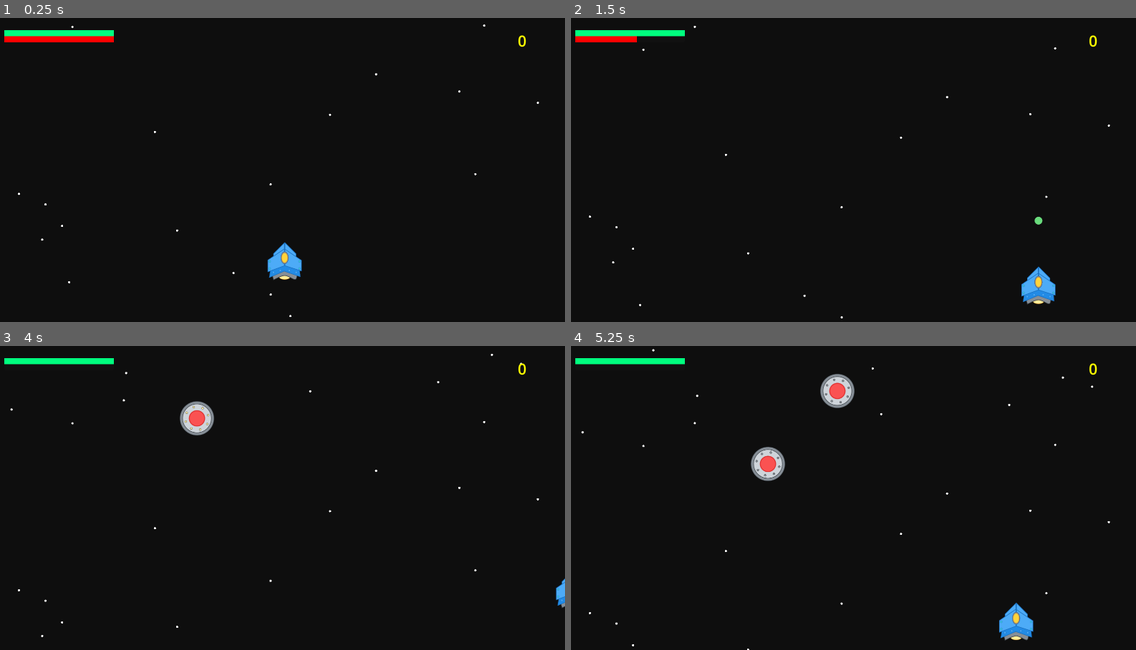
Above: before the commit, frames 1-4 (two rows, left to right).
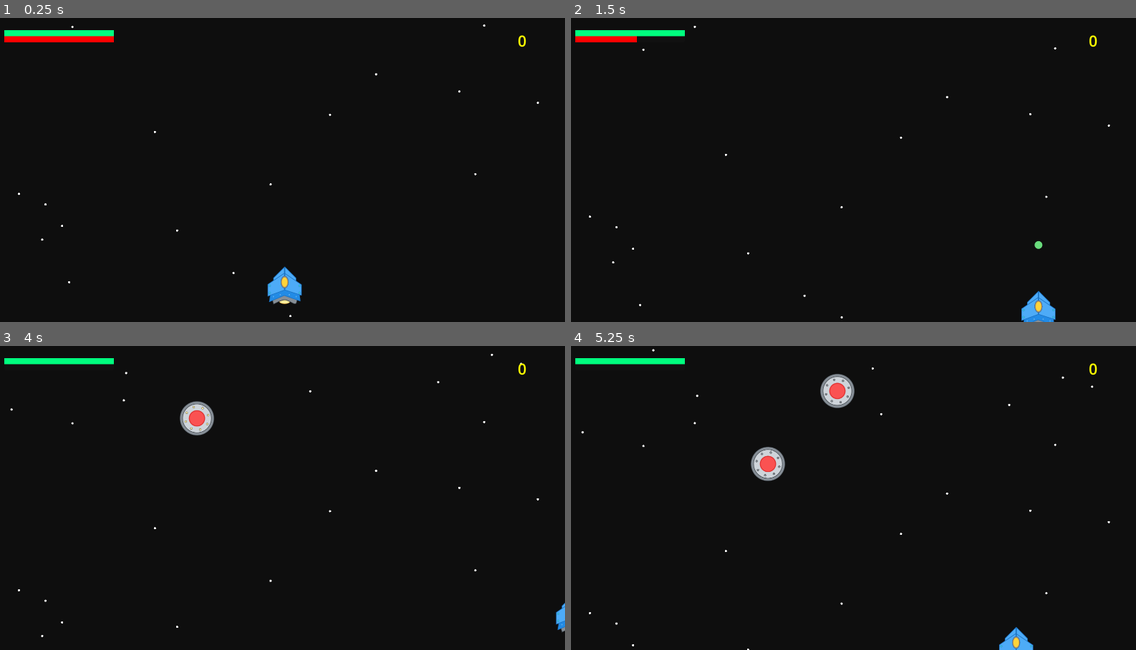
Above: after the commit, the same moments.

Repository: mromphf/nuke-ufos
Game: Godot game, scene res://scenes/main.tscn
Two runs of this game, one before a commit and one after it. Both use one fixed random seed, a clock stepped at 60 frames per second and the inputs below. Sound files missing from this copy of the repository are replaced by a short silence.
Inputs:
- Up to frame 1 (0.25 s): no input
- Up to frame 2 (1.5 s): hold D (move_right) 0.53-1.28 s; hold Shift (speed) 0.53-1.28 s; hold S (move_down) from 1.28 s (still down); tap Space (fire) at 1.35 s
- Up to frame 3 (4 s): tap Shift (speed) at 1.55, 2.85 s; release S (move_down) at 2.03 s; hold D (move_right) 2.03-2.78 s; hold Shift (speed) 2.03-2.78 s; hold W (move_up) 2.78-3.53 s; hold Left (move_left) from 3.53 s (still down); hold Shift (speed) from 3.53 s (still down); tap Space (fire) at 3.6 s
- Up to frame 4 (5.25 s): release Shift (speed) at 4.28 s; tap Shift (speed) at 4.35 s; release Left (move_left) at 5.03 s; hold S (move_down) from 5.03 s (still down); hold Shift (speed) from 5.03 s (still down)

The runs differ from the first frame. In frame 1, 1.0% of the frame differs, in the area x 47-54%, y 73-95%; in frame 2, 0.9%; in frame 3, 0.2%; in frame 4, 0.7%.

Commit message:
Cleaner animations.

Diff:
--- a/scenes/dark_ufo.tscn
+++ b/scenes/dark_ufo.tscn
@@ -19,6 +19,14 @@
 "loop": true,
 "name": &"default",
 "speed": 5.0
+}, {
+"frames": [{
+"duration": 1.0,
+"texture": ExtResource("4_hescp")
+}],
+"loop": false,
+"name": &"flash",
+"speed": 5.0
 }]
 
 [sub_resource type="CircleShape2D" id="CircleShape2D_gkgpj"]
@@ -30,14 +38,14 @@
 tracks/0/type = "value"
 tracks/0/imported = false
 tracks/0/enabled = true
-tracks/0/path = NodePath("Sprite/Hurt:visible")
+tracks/0/path = NodePath("Sprite:animation")
 tracks/0/interp = 1
 tracks/0/loop_wrap = true
 tracks/0/keys = {
 "times": PackedFloat32Array(0, 0.1),
 "transitions": PackedFloat32Array(1, 1),
 "update": 1,
-"values": [true, false]
+"values": [&"flash", &"default"]
 }
 
 [sub_resource type="AnimationLibrary" id="AnimationLibrary_uoj6h"]
@@ -62,10 +70,7 @@
 [node name="Sprite" type="AnimatedSprite2D" parent="."]
 scale = Vector2(0.75, 0.75)
 sprite_frames = SubResource("SpriteFrames_5jwcm")
-
-[node name="Hurt" type="Sprite2D" parent="Sprite"]
-visible = false
-texture = ExtResource("4_hescp")
+autoplay = "default"
 
 [node name="Collision" type="CollisionShape2D" parent="."]
 shape = SubResource("CircleShape2D_gkgpj")
@@ -87,7 +92,6 @@
 pitch_scale = 0.75
 
 [node name="Gun" type="Node2D" parent="."]
-visible = false
 
 [node name="Timer" type="Timer" parent="."]
 
--- a/scenes/main.tscn
+++ b/scenes/main.tscn
@@ -12,7 +12,7 @@
 [node name="background" parent="Spawner" instance=ExtResource("3_4ajvc")]
 
 [node name="Player" parent="Spawner" instance=ExtResource("1_ac4kw")]
-position = Vector2(960, 800)
+position = Vector2(960, 880)
 
 [node name="hud" parent="." instance=ExtResource("4_phi1w")]
 
--- a/scenes/player.tscn
+++ b/scenes/player.tscn
@@ -18,54 +18,83 @@
 
 [sub_resource type="Animation" id="Animation_7ga47"]
 resource_name = "hurt"
-length = 0.1
+length = 0.3
 tracks/0/type = "value"
 tracks/0/imported = false
 tracks/0/enabled = true
-tracks/0/path = NodePath("Sprite/Hurt:visible")
+tracks/0/path = NodePath("Sprite:texture")
 tracks/0/interp = 1
 tracks/0/loop_wrap = true
 tracks/0/keys = {
-"times": PackedFloat32Array(0, 0.1),
-"transitions": PackedFloat32Array(1, 1),
+"times": PackedFloat32Array(0, 0.1001, 0.2, 0.3),
+"transitions": PackedFloat32Array(1, 1, 1, 1),
 "update": 1,
-"values": [true, false]
+"values": [ExtResource("3_2a6em"), ExtResource("3_07ap4"), ExtResource("3_2a6em"), ExtResource("3_07ap4")]
 }
 
 [sub_resource type="Animation" id="Animation_c6bp2"]
 resource_name = "power_up"
-length = 0.6
+length = 0.5
 tracks/0/type = "value"
 tracks/0/imported = false
 tracks/0/enabled = true
-tracks/0/path = NodePath("Sprite/Power:visible")
+tracks/0/path = NodePath("Sprite:texture")
 tracks/0/interp = 1
 tracks/0/loop_wrap = true
 tracks/0/keys = {
 "times": PackedFloat32Array(0, 0.1, 0.2, 0.3, 0.4, 0.5),
 "transitions": PackedFloat32Array(1, 1, 1, 1, 1, 1),
 "update": 1,
-"values": [true, false, true, false, true, false]
+"values": [ExtResource("4_dcwsj"), ExtResource("3_07ap4"), ExtResource("4_dcwsj"), ExtResource("3_07ap4"), ExtResource("4_dcwsj"), ExtResource("3_07ap4")]
 }
 
 [sub_resource type="Animation" id="Animation_cx65l"]
 resource_name = "shoot"
-length = 0.1
+length = 0.05
 tracks/0/type = "value"
 tracks/0/imported = false
 tracks/0/enabled = true
-tracks/0/path = NodePath("Sprite/Shoot:visible")
+tracks/0/path = NodePath("Sprite:texture")
 tracks/0/interp = 1
 tracks/0/loop_wrap = true
 tracks/0/keys = {
+"times": PackedFloat32Array(0, 0.05),
+"transitions": PackedFloat32Array(1, 1),
+"update": 1,
+"values": [ExtResource("5_nmlvb"), ExtResource("3_07ap4")]
+}
+
+[sub_resource type="Animation" id="Animation_4pmyw"]
+resource_name = "_TEST"
+length = 0.4
+tracks/0/type = "value"
+tracks/0/imported = false
+tracks/0/enabled = false
+tracks/0/path = NodePath("Sprite:modulate")
+tracks/0/interp = 1
+tracks/0/loop_wrap = true
+tracks/0/keys = {
+"times": PackedFloat32Array(0, 0.1, 0.2, 0.3, 0.4),
+"transitions": PackedFloat32Array(1, 1, 1, 1, 1),
+"update": 0,
+"values": [Color(1, 1, 1, 1), Color(1, 0, 0, 1), Color(1, 1, 1, 1), Color(1, 0, 0, 1), Color(1, 1, 1, 1)]
+}
+tracks/1/type = "value"
+tracks/1/imported = false
+tracks/1/enabled = true
+tracks/1/path = NodePath("Sprite:texture")
+tracks/1/interp = 1
+tracks/1/loop_wrap = true
+tracks/1/keys = {
 "times": PackedFloat32Array(0, 0.1),
 "transitions": PackedFloat32Array(1, 1),
 "update": 1,
-"values": [true, false]
+"values": [ExtResource("3_2a6em"), ExtResource("3_07ap4")]
 }
 
 [sub_resource type="AnimationLibrary" id="AnimationLibrary_ikomn"]
 _data = {
+"_TEST": SubResource("Animation_4pmyw"),
 "die": SubResource("Animation_3piyl"),
 "hurt": SubResource("Animation_7ga47"),
 "power_up": SubResource("Animation_c6bp2"),
@@ -79,18 +108,6 @@
 [node name="Sprite" type="Sprite2D" parent="."]
 scale = Vector2(0.75, 0.75)
 texture = ExtResource("3_07ap4")
-
-[node name="Hurt" type="Sprite2D" parent="Sprite"]
-visible = false
-texture = ExtResource("3_2a6em")
-
-[node name="Power" type="Sprite2D" parent="Sprite"]
-visible = false
-texture = ExtResource("4_dcwsj")
-
-[node name="Shoot" type="Sprite2D" parent="Sprite"]
-visible = false
-texture = ExtResource("5_nmlvb")
 
 [node name="Collision" type="CollisionShape2D" parent="."]
 shape = SubResource("CapsuleShape2D_ppmw3")
--- a/scenes/ufo.tscn
+++ b/scenes/ufo.tscn
@@ -18,6 +18,14 @@
 "loop": true,
 "name": &"beep",
 "speed": 5.0
+}, {
+"frames": [{
+"duration": 1.0,
+"texture": ExtResource("5_ypvcd")
+}],
+"loop": false,
+"name": &"hurt",
+"speed": 5.0
 }]
 
 [sub_resource type="Curve" id="Curve_tbu5v"]
@@ -29,11 +37,11 @@
 
 [sub_resource type="Animation" id="Animation_udk3t"]
 resource_name = "flash"
-length = 0.25
+length = 0.1
 tracks/0/type = "value"
 tracks/0/imported = false
 tracks/0/enabled = true
-tracks/0/path = NodePath("Sprite/Particles:emitting")
+tracks/0/path = NodePath("Particles:emitting")
 tracks/0/interp = 1
 tracks/0/loop_wrap = true
 tracks/0/keys = {
@@ -45,14 +53,14 @@
 tracks/1/type = "value"
 tracks/1/imported = false
 tracks/1/enabled = true
-tracks/1/path = NodePath("Sprite/Hurt:visible")
+tracks/1/path = NodePath("Sprite:animation")
 tracks/1/interp = 1
 tracks/1/loop_wrap = true
 tracks/1/keys = {
 "times": PackedFloat32Array(0, 0.1),
 "transitions": PackedFloat32Array(1, 1),
 "update": 1,
-"values": [true, false]
+"values": [&"hurt", &"beep"]
 }
 
 [sub_resource type="AnimationLibrary" id="AnimationLibrary_iecvp"]
@@ -72,13 +80,10 @@
 scale = Vector2(0.75, 0.75)
 sprite_frames = SubResource("SpriteFrames_h5np8")
 animation = &"beep"
+autoplay = "beep"
 
-[node name="Hurt" type="Sprite2D" parent="Sprite"]
-visible = false
-texture = ExtResource("5_ypvcd")
-
-[node name="Particles" type="CPUParticles2D" parent="Sprite"]
-scale = Vector2(1.33333, 1.33333)
+[node name="Particles" type="CPUParticles2D" parent="."]
+scale = Vector2(0.999997, 0.999997)
 emitting = false
 amount = 15
 lifetime = 0.75
--- a/scripts/ufo.gd
+++ b/scripts/ufo.gd
@@ -11,7 +11,3 @@
 	super(body)
 	$Animation.play(&"flash")
 	$Hit.play()
-
-
-func _ready():
-	$Sprite.play()
Not shown: 1 places in scenes/player.tscn that only renumber resources
